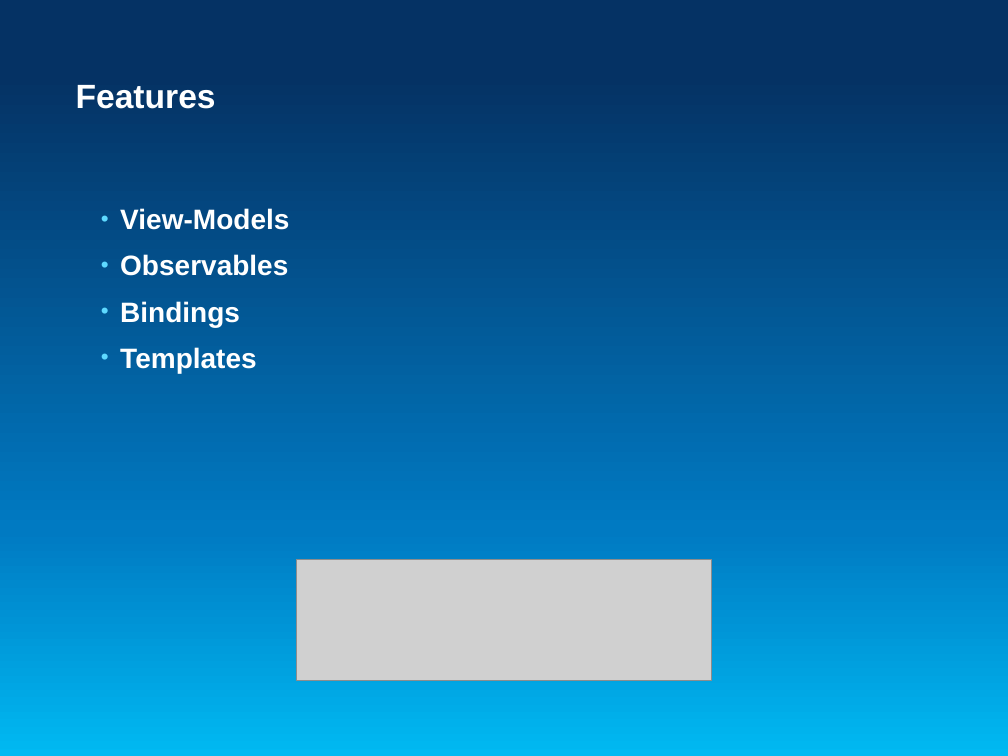
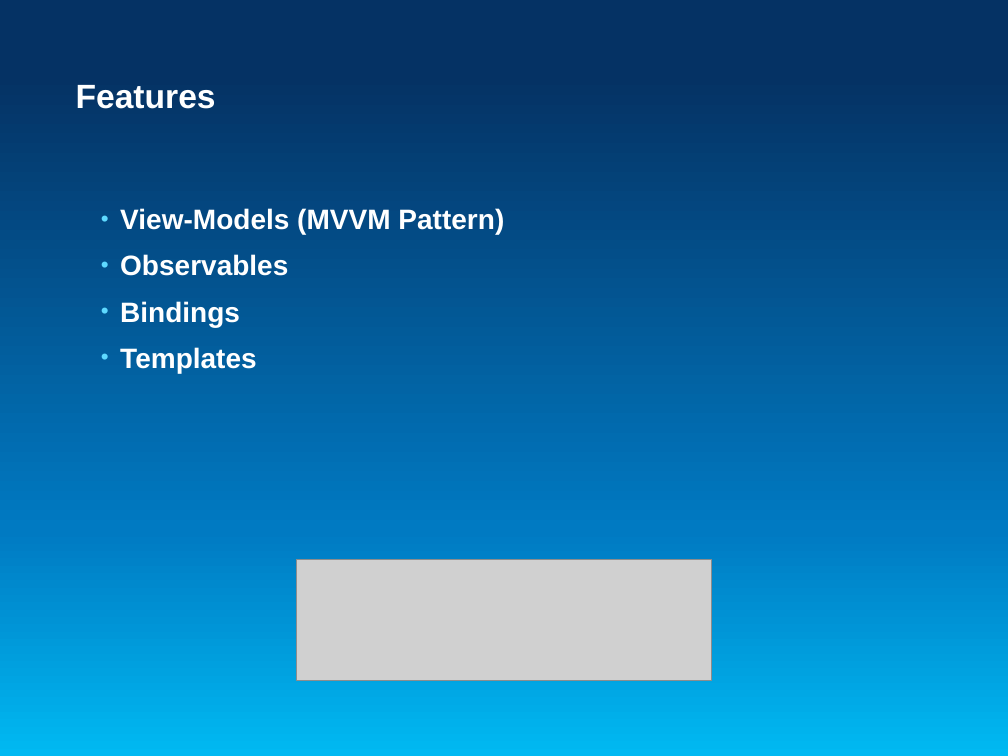
Before and after one commit to driskull/framework-samples-js, a slide deck: slide 12 of Working with Application Frameworks and ArcGIS API for JavaScript.pptx. Drawn at 1008x756 pixels with LibreOffice and Linux fonts; fonts in the diff are those of the drawing; grey boxes stand for pictures. Boxes give left, top, right and bottom in pixels: in the first picture for what was removed or moved away, otherwise in the second. Text is boxed around its words. In the diff, an @@ line names an element or a change of style, - is before the commit and + after.

```diff
--- a/Working with Application Frameworks and ArcGIS API for JavaScript.pptx
+++ b/Working with Application Frameworks and ArcGIS API for JavaScript.pptx
@@ text at (x1=120, y1=208, x2=504, y2=234): text changed @@
-• View-Models
+• View-Models (MVVM Pattern)
```
